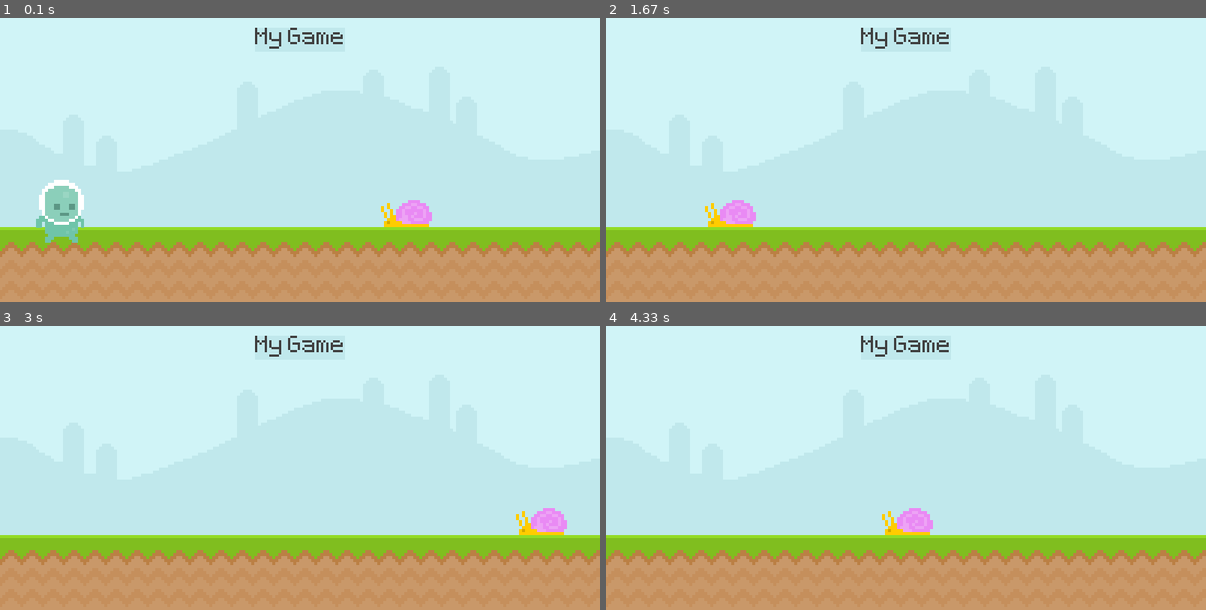
Above: before the commit, frames 1-4 (two rows, left to right).
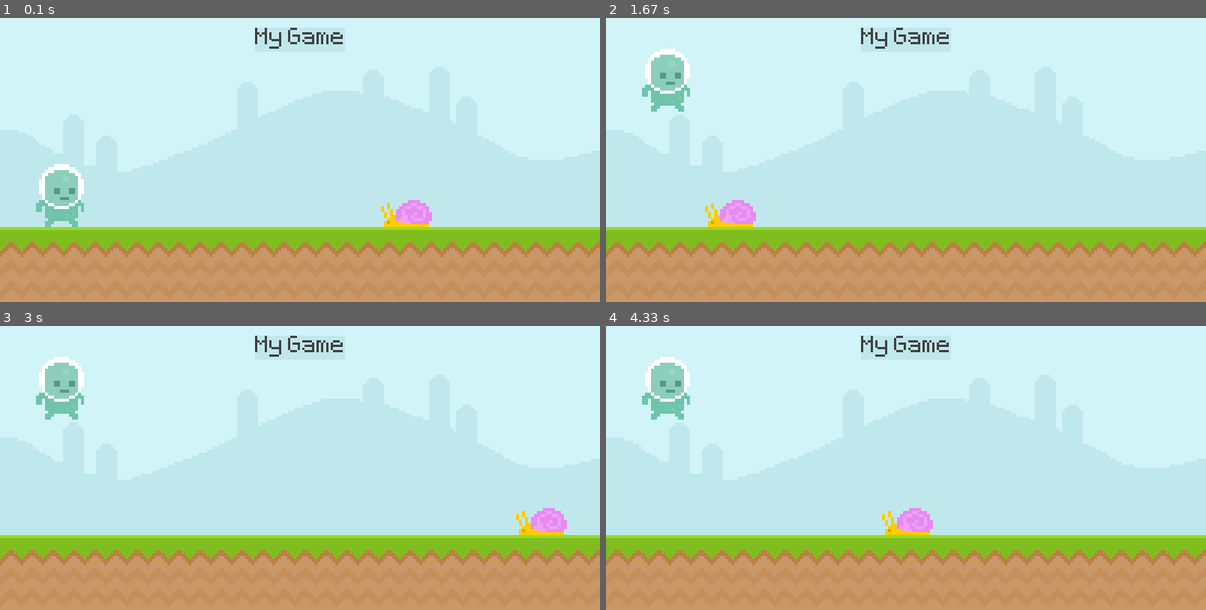
Above: after the commit, the same moments.

Repository: maarfelipe/Pygame_introduction
Game: pygame game, started from Runner(with commentaries).py
Two runs of this game, one before a commit and one after it. Both use one fixed random seed, a clock stepped at 60 frames per second and the inputs below.
Inputs (mouse positions are in pixels of both pictures, inside the frame that each line leads up to):
- Up to frame 1 (0.1 s): no input
- Up to frame 2 (1.67 s): press the mouse at (666, 196) at 0.37 s; move the mouse to (774, 131) at 0.47 s; release the mouse at (882, 69) at 0.6 s; press the mouse at (666, 196) at 1.2 s; move the mouse to (726, 148) at 1.3 s; release the mouse at (780, 103) at 1.43 s
- Up to frame 3 (3 s): press the mouse at (60, 504) at 1.87 s; move the mouse to (66, 476) at 1.97 s; release the mouse at (78, 450) at 2.1 s; press the mouse at (60, 504) at 2.53 s; move the mouse to (252, 468) at 2.63 s; release the mouse at (450, 433) at 2.77 s
- Up to frame 4 (4.33 s): press the mouse at (666, 504) at 3.2 s; move the mouse to (696, 482) at 3.3 s; release the mouse at (726, 462) at 3.43 s; press the mouse at (666, 504) at 3.87 s; move the mouse to (804, 439) at 3.97 s; release the mouse at (942, 377) at 4.1 s

The runs differ from the first frame. In frame 1, 1.4% of the frame differs, in the area x 6-14%, y 51-80%; in frame 2, 1.3%; in frame 3, 1.3%; in frame 4, 1.3%.

Commit message:
criando jump único e floor

Diff:
--- a/Runner(with commentaries).py
+++ b/Runner(with commentaries).py
@@ -33,7 +33,7 @@
 snail_rect = snail_surf.get_rect(bottomright=(600, 300))
 
 player_surf = pygame.image.load('graphics/Player/player_walk_1.png').convert_alpha()
-"""para parametrizar os retângulos, podemos acessar os valores de tudas formas:
+"""para parametrizar os retângulos, podemos acessar os valores das seguintes formas:
     tuplas(x, y):
         podemos acessar cada valor separado em nove possíveis posições:
             topleft         midtop          topright
@@ -66,17 +66,27 @@
         '''if event.type == pygame.MOUSEBUTTONUP: # .MOUSEBUTTONUP é o evento quando o botão do mouse é solto
             print('mouse up')'''
 
-        # criamos um if que reconhece o evento .MOUSEBUTTONDOWN
+        """# criamos um if que reconhece o evento .MOUSEBUTTONDOWN
         if event.type == pygame.MOUSEBUTTONDOWN:
-            if player_rect.collidepoint(event.pos):
+            '''depois outro if que dentro do evento .MOUSEBUTTONDOWN reconhece a colisão entre a posição do mouse e o
+            retângulo do player, AND, verifica se o player está na posição 300, ou seja, no floor, permitindo assim
+            somente um pulo'''
+            if player_rect.collidepoint(event.pos) and player_rect.bottom >= 300:
                 player_gravity = -20
 
         # criamos um if que reconhece um tipo de evento, chamado .KEYDOWN
         if event.type == pygame.KEYDOWN:
             '''depois outro if que dentro do evento .KEYDOWN reconhece a tecla de espaço, que será utilizada para
-            efetuar os pulos do jogador'''
-            player_gravity = -20
+            efetuar os pulos do jogador, AND, verifica se o player está na posição 300, ou seja, no floor,
+            permitindo assim somente um pulo'''
+            if event.key == pygame.K_SPACE and player_rect.bottom >= 300:
+                player_gravity = -20"""
 
+        # juntando os dois últimos ifs para otimização de código
+        if player_rect.bottom >= 300:
+            if event.type == pygame.MOUSEBUTTONDOWN and player_rect.collidepoint(event.pos) \
+                    or event.type == pygame.KEYDOWN and event.key == pygame.K_SPACE:
+                player_gravity = -20
 
     '''# aqui estamos acessando a variável da superfície vermelha e escolhendo qual a sua posição
     screen.blit(test_surface, (0, 0))'''
@@ -103,10 +113,15 @@
         # a posição esquerda do retângulo no eixo X é definida para 800
         snail_rect.left = 800
 
-    '''no início o player tem gravidade 0, após cada interação do loop, a gravidade vai aumentando, e somando da posição
-    do eixo Y, movimentando o player para cima e fazendo com que ele caia exponecialmente'''
+    '''como na vida real, a gravidade nos puxa para baixo, portanto a mecânica utilizada segue este padrão, em todas
+    as interações do loop a gravidade tenta puxar o player para baixo, quando ESPAÇO ou MOUSE são pressionados, ela
+    recebe um valor negativo (-20), fazendo o player pular'''
     player_gravity += 1
     player_rect.y += player_gravity
+    '''o player não cai infinitamente pois criamos um floor utilizando a posição 300 na tela, que é a mesma posição do
+    ground_surface'''
+    if player_rect.bottom >= 300:
+        player_rect.bottom = 300
     screen.blit(player_surf, player_rect)
 
     '''keys = pygame.key.get_pressed()
